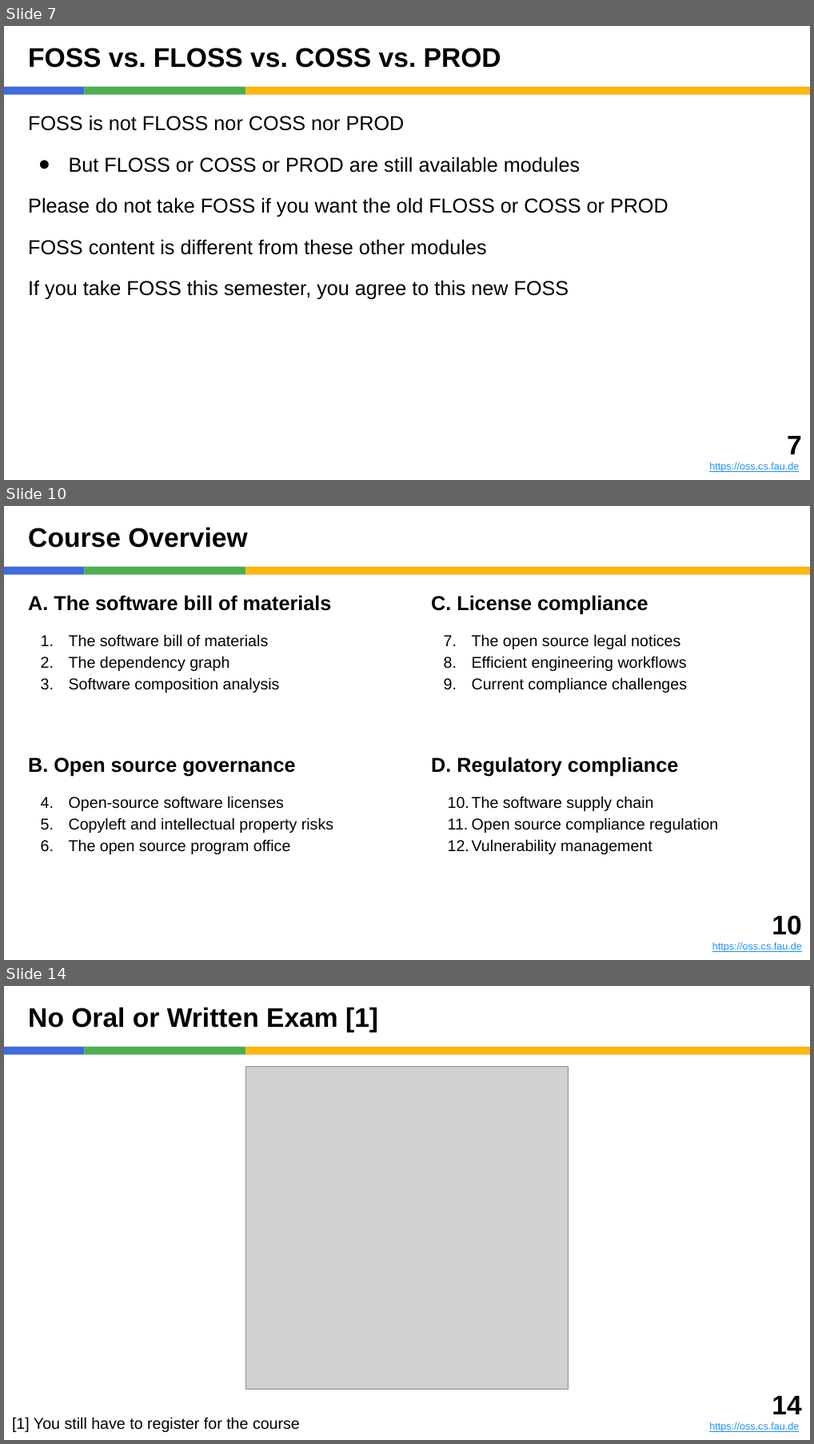
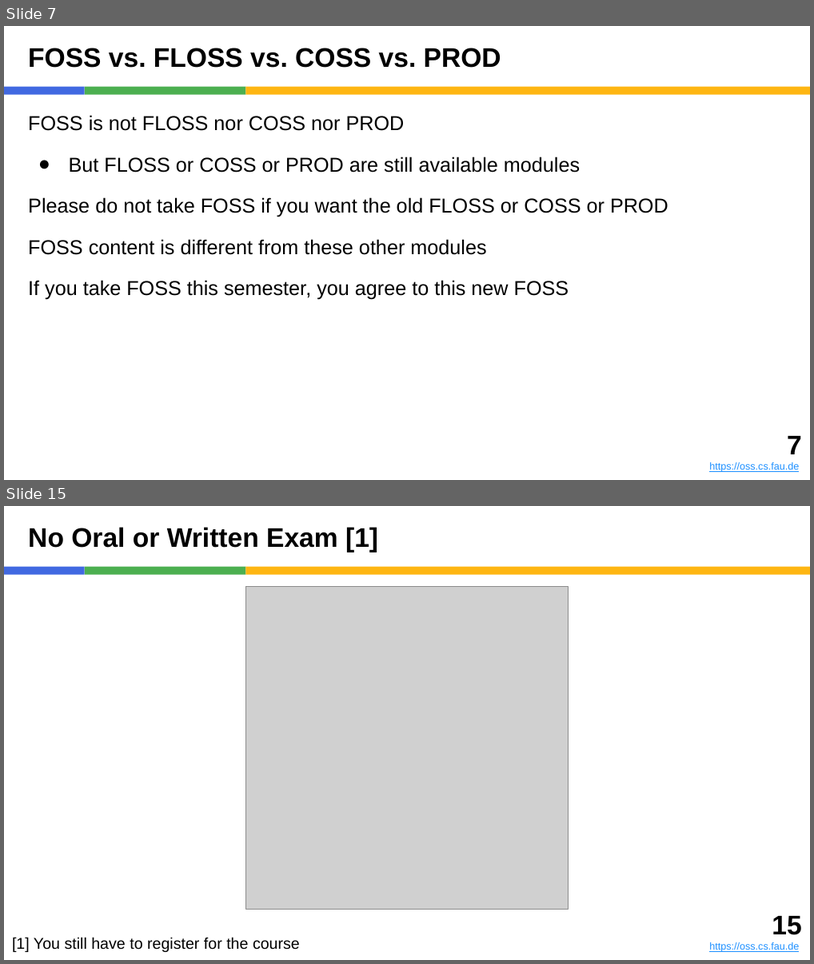
Before and after one commit to dirkriehle/foss-course, a slide deck: Lecture slides/FOSS A01 - Introduction.pptx. Shown one above the other, each under a label of ours: slides 7, 10 and 14 before the commit, slides 7 and 15 after it; the slides between them are not shown. The pictures are 814x1444 and 814x964 pixels, drawn with LibreOffice and Linux fonts; fonts in the diff are those of the drawing; grey boxes stand for pictures. Boxes give left, top, right and bottom in pixels: in the first picture for what was removed or moved away, otherwise in the second. Text is boxed around its words. In the diff, an @@ line names an element or a change of style, - is before the commit and + after.

```diff
--- a/Lecture slides/FOSS A01 - Introduction.pptx
+++ b/Lecture slides/FOSS A01 - Introduction.pptx
@@ slide 10 removed at (4,506,810,960), background #FFFFFF; not listed: 3 template elements that a slide beside it also shows @@
@@ title removed at (28,527,247,548) @@
-Course Overview
@@ text removed at (28,595,332,692) @@
-A. The software bill of materials
-1. The software bill of materials
-2. The dependency graph
-3. Software composition analysis
@@ text removed at (431,595,687,692) @@
-C. License compliance
-7. The open source legal notices
-8. Efficient engineering workflows
-9. Current compliance challenges
@@ text removed at (28,757,334,854) @@
-B. Open source governance
-4. Open-source software licenses
-5. Copyleft and intellectual property risks
-6. The open source program office
@@ text removed at (431,756,718,854) @@
-D. Regulatory compliance
-10. The software supply chain
-11. Open source compliance regulation
-12. Vulnerability management
@@ text removed at (713,915,802,952) @@
-10
-https://oss.cs.fau.de
@@ what was slide 14 is now slide 15 @@
@@ text at (772,916,802,935): text changed @@
-14
+15
```
Also in this commit, not shown: 4 slides changed, 6 slides added, 4 other slides removed, 5 other files.
